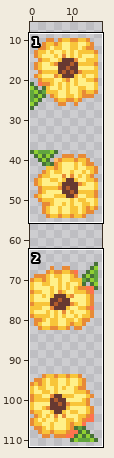
Sprite sheet, stored at Items/Weapons/Summon/FlowerMinionProj.png. Above, an overview of the earlier version with the close-up marked.
Close-up. Before the commit:
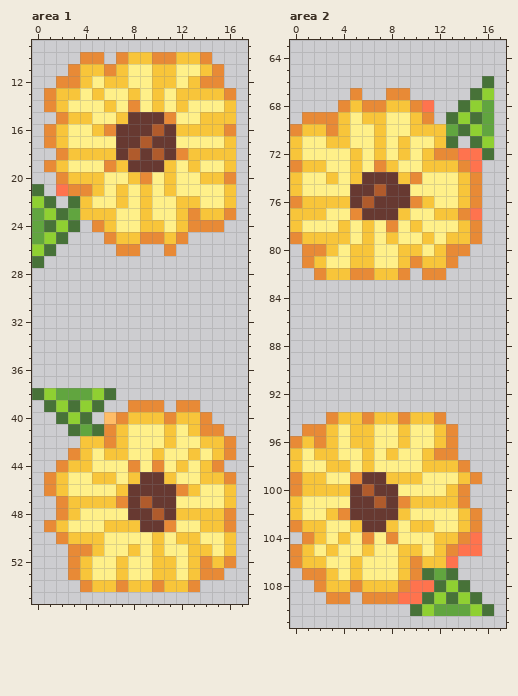
The file is 18x112 pixels. Shown: area 1: x 0..17, y 9..55; area 2: x 0..17, y 63..111. The wide view leaves out empty margins.
Now the later version:
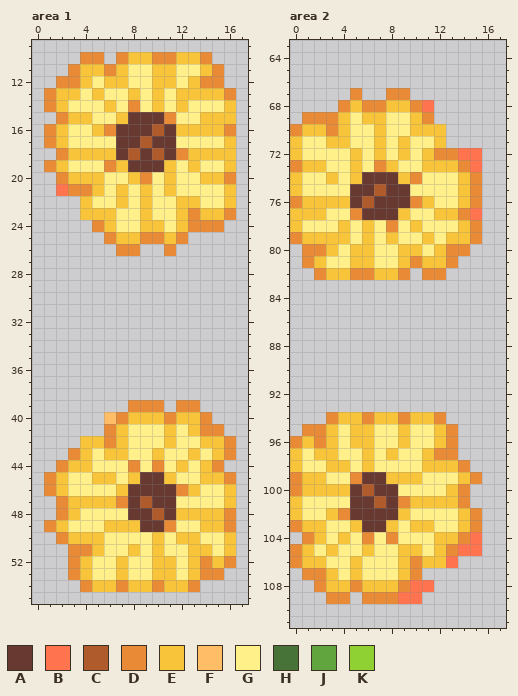
Palette (. is transparent): A #673931  B #ff734e  C #b05b2c  D #e88a36  E #f8c53a  F #ffbd67  G #fff089  H #477238  J #61a53f  K #8fd032
The exact change:
Changed rows in their new state; - is an unchanged pixel.
Area 1:
first column x 0:
21 .---
22 ..-.
23 ....
24 ....
25 ...-
26 ..--
27 .---
first column x 0:
38 .......
39 -.....-
40 --...--
41 ---...-
Area 2:
first column x 13:
 66 ---.
 67 --..
 68 -...
 69 ....
 70 ....
 71 .-..
 72 ---.
first column x 10:
107 -...---
108 --...--
109 -.....-
110 .......
